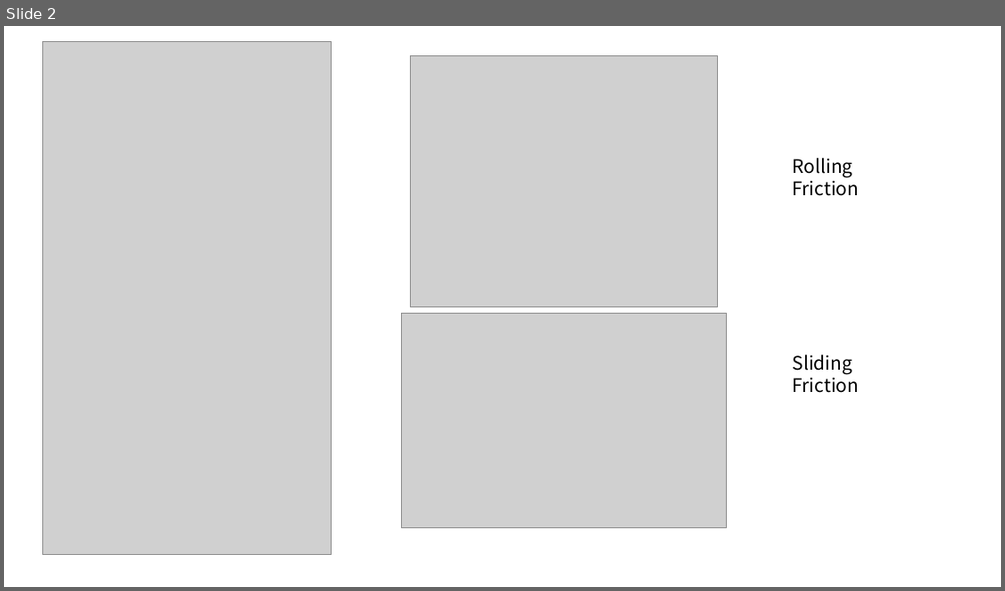
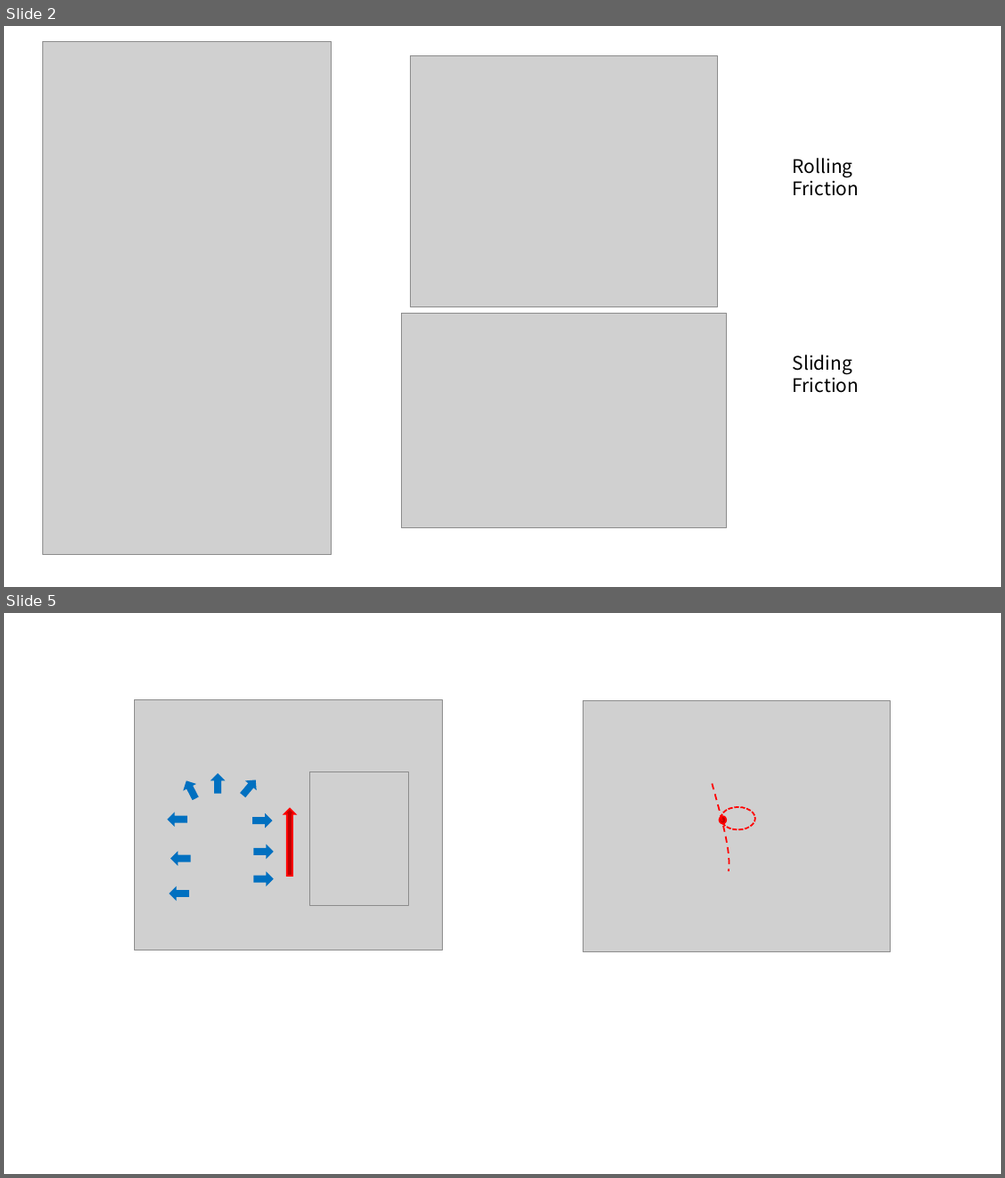
Before and after one commit to cqz123321/Operating_Chamber, a slide deck: BrakingRing/concept.pptx. Shown one above the other, each under a label of ours: slide 2 before the commit, slides 2 and 5 after it; the slides between them are not shown. The pictures are 1005x591 and 1005x1178 pixels, drawn with LibreOffice and Linux fonts; fonts in the diff are those of the drawing; grey boxes stand for pictures. Boxes give left, top, right and bottom in pixels: in the first picture for what was removed or moved away, otherwise in the second. Text is boxed around its words. In the diff, an @@ line names an element or a change of style, - is before the commit and + after.

```diff
--- a/BrakingRing/concept.pptx
+++ b/BrakingRing/concept.pptx
@@ slide 5 added at bbox=[4, 613, 1001, 1174], background #FFFFFF @@
@@ picture added at bbox=[134, 699, 442, 950] @@
@@ picture added at bbox=[582, 700, 890, 951] @@
@@ picture added at bbox=[310, 771, 409, 905] @@
@@ up arrow added at bbox=[182, 779, 201, 800], fill #0070C0, outline #0070C0 1.5 pt @@
@@ up arrow added at bbox=[212, 774, 224, 793], fill #0070C0, outline #0070C0 1.5 pt @@
@@ up arrow added at bbox=[239, 777, 259, 798], fill #0070C0, outline #0070C0 1.5 pt @@
@@ freeform shape added at bbox=[712, 784, 729, 871], outline #FF0000 1.5 pt dashed @@
@@ up arrow added at bbox=[169, 814, 186, 825], fill #0070C0, outline #0070C0 1.5 pt @@
@@ up arrow added at bbox=[253, 815, 271, 827], fill #0070C0, outline #0070C0 1.5 pt @@
@@ up arrow added at bbox=[284, 808, 296, 876], fill #C00000, outline #FF0000 1.5 pt @@
@@ ellipse added at bbox=[720, 817, 727, 824], fill #C00000, outline #FF0000 1.5 pt @@
@@ ellipse added at bbox=[721, 807, 755, 829], outline #FF0000 1.5 pt dashed @@
@@ up arrow added at bbox=[172, 852, 190, 864], fill #0070C0, outline #0070C0 1.5 pt @@
@@ up arrow added at bbox=[254, 846, 272, 857], fill #0070C0, outline #0070C0 1.5 pt @@
@@ up arrow added at bbox=[254, 874, 272, 884], fill #0070C0, outline #0070C0 1.5 pt @@
@@ up arrow added at bbox=[170, 888, 188, 899], fill #0070C0, outline #0070C0 1.5 pt @@
```
Also in this commit, not shown: 1 slide changed, 1 other slide added, 1 slide removed, 1 other file.
